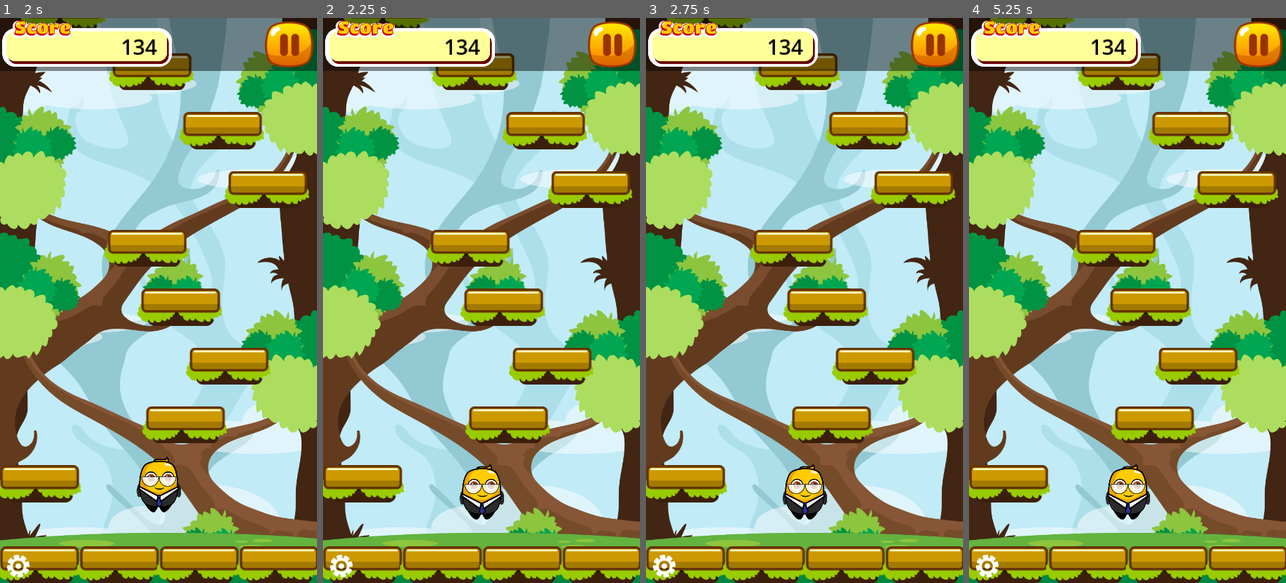
Above: before the commit, frames 1-4 (left to right).
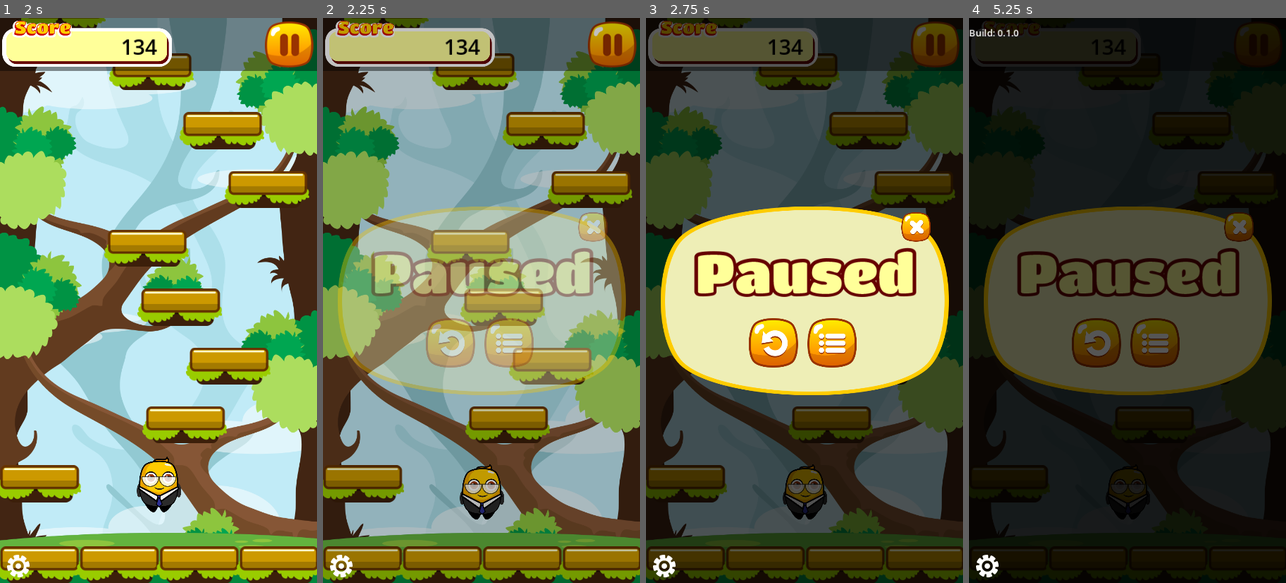
Above: after the commit, the same moments.

Repository: BlurryGames/JumperJam
Game: Godot game, scene res://scenes/main.tscn
Two runs of this game, one before a commit and one after it. Both use one fixed random seed, a clock stepped at 60 frames per second and the inputs below.
Inputs (mouse positions are in pixels of both pictures, inside the frame that each line leads up to):
- Up to frame 1 (2 s): hold D (MoveRight) 0.53-1.25 s; click (158, 396) at 1.25 s
- Up to frame 2 (2.25 s): click (611, 46) at 2 s
- Up to frame 3 (2.75 s): no input
- Up to frame 4 (5.25 s): click (1095, 340) at 2.77 s; click (1095, 340) at 3.52 s; click (1095, 340) at 4.27 s; click (988, 566) at 5.02 s

Frame 1 is identical in both runs. In frame 2, 90% of the frame differs, in the area x 0-100%, y 0-100%; in frame 3, 99%; in frame 4, 99%.

Commit message:
Section5: Putting It All Together / Lessson11: Show Pause Screen

Diff:
--- a/Scripts/BaseScreen.gd
+++ b/Scripts/BaseScreen.gd
@@ -12,6 +12,7 @@
 	visible = true
 
 	var tween: Tween = get_tree().create_tween()
+	tween.set_pause_mode(Tween.TWEEN_PAUSE_PROCESS)
 	tween.tween_property(self, "modulate:a", 1.0, fadeDuration)
 
 	return tween
@@ -20,6 +21,7 @@
 	get_tree().call_group("Buttons", "set_disabled", true)
 
 	var tween: Tween = get_tree().create_tween()
+	tween.set_pause_mode(Tween.TWEEN_PAUSE_PROCESS)
 	tween.tween_property(self, "modulate:a", 0.0, fadeDuration)
 
 	return tween
--- a/Scripts/Main.gd
+++ b/Scripts/Main.gd
@@ -22,3 +22,4 @@
 
 func _on_game_pause_game()-> void:
 	get_tree().set_pause(true)
+	screens.pauseGame()
--- a/Scripts/Screens.gd
+++ b/Scripts/Screens.gd
@@ -29,7 +29,6 @@
 			startGame.emit()
 		"PauseRetry":
 			print("PauseRetryPress")
-			changeScreen(gameOverScreen)
 		"PauseBack":
 			print("PauseBackPress")
 		"PauseClose":
@@ -59,6 +58,9 @@
 	gameOverHightScoreLabel.text = "Best: " + str(hightScore)
 	changeScreen(gameOverScreen)
 
+func pauseGame()-> void:
+	changeScreen(pauseScreen)
+
 func registerButtons()-> void:
 	var buttons: Array[Node] = get_tree().get_nodes_in_group("Buttons")
 	if buttons.size() > 0:
--- a/scenes/screens.tscn
+++ b/scenes/screens.tscn
@@ -9,6 +9,7 @@
 [sub_resource type="LabelSettings" id="LabelSettings_7ecui"]
 
 [node name="Screens" type="CanvasLayer"]
+process_mode = 3
 layer = 101
 script = ExtResource("1_dl6gs")
 
